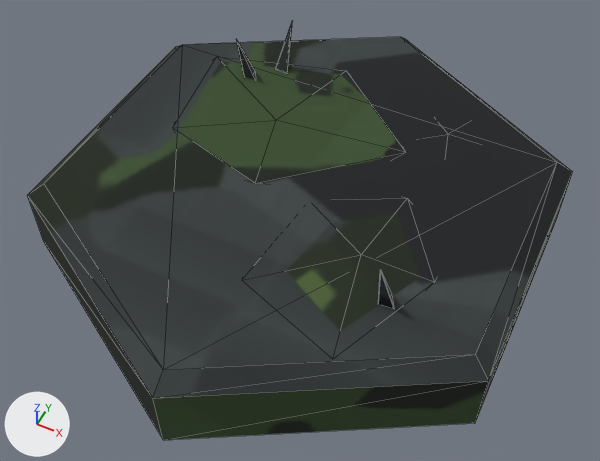
One commit to the glTF model assets/models/topi/tile_hex_moss.glb: the scene before it, then after it.
The view is the same before and after, from a camera (50 mm lens) standing at (0.615, -1.249, 1.355) and looking at (0.031, -0.082, -0.104). Every picture has the same lights, and +X, +Y and +Z are marked at lower left. The picture after the commit comes second. Mesh edges are drawn as thin lines. Vertices at exactly the same position are counted once.

Script lines for the objects in view, before the commit:
```python
me_tile_hex_moss = bpy.data.meshes.new('tile_hex_moss')
me_tile_hex_moss.from_pydata(...)  # 75 vertices, 122 faces; spans x -0.558..0.558, y -0.644..0.644, z -0.2..0.135
me_tile_hex_moss.materials.append(mat_tile_hex_moss_baked)
ob_tile_hex_moss = bpy.data.objects.new('tile_hex_moss', me_tile_hex_moss)
ob_tile_hex_moss.location = (0.0, 0.0, 0.0)
```
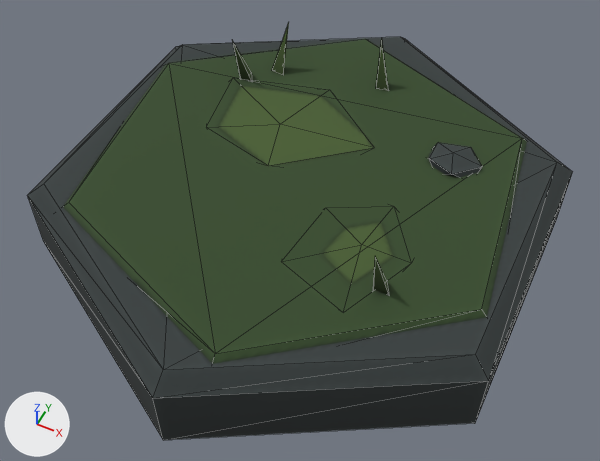
Location of each change, [x1, y1, x2, y2] in pixels of the pictures (600 x 461 px; the box of a moved part takes in the faces that stretch with it):
'tile_hex_moss', reshaped
    before: [27, 24, 573, 440]
    after: [27, 23, 573, 440]
part 1 of me_tile_hex_moss, moved or reshaped
    before: [180, 61, 405, 184]
    after: [218, 86, 374, 166]
part 2 of me_tile_hex_moss, moved or reshaped
    before: [286, 212, 421, 331]
    after: [322, 222, 393, 284]
part 3 of me_tile_hex_moss, moved or reshaped (not visible before)
    after: [428, 142, 482, 178]
part 4 of me_tile_hex_moss, moved or reshaped
    before: [236, 39, 255, 79]
    after: [232, 40, 252, 81]
part 5 of me_tile_hex_moss, moved or reshaped
    before: [275, 24, 292, 74]
    after: [272, 23, 289, 75]
part 6 of me_tile_hex_moss, added
    after: [374, 256, 389, 295]
part 7 of me_tile_hex_moss, added (green)
    after: [63, 39, 527, 364]
part 8 of me_tile_hex_moss, deleted
    before: [378, 270, 394, 309]
part 9 of me_tile_hex_moss, added
    after: [376, 38, 388, 91]
part 10 of me_tile_hex_moss, surface changed
    both: [27, 38, 573, 440]

Patch to the scene script:
```diff
--- a/assets/models/topi/tile_hex_moss.glb.py
+++ b/assets/models/topi/tile_hex_moss.glb.py
@@ me_tile_hex_moss @@
 # used by ob_tile_hex_moss; location = (0.0, 0.0, 0.0)
-me_tile_hex_moss.from_pydata(...)  # 75 vertices, 122 faces; spans x -0.558..0.558, y -0.644..0.644, z -0.2..0.135
+me_tile_hex_moss.from_pydata(...)  # 101 vertices, 166 faces; spans x -0.558..0.558, y -0.644..0.644, z -0.2..0.148
+# me_tile_hex_moss part 1: the loose piece of 12 vertices spanning x -0.436..0.187, y -0.082..0.397, z -0.042..0.014 is scaled about its middle by (0.727, 0.667, 0.593), then moved by (0.016, -0.026, 0.017)
+# me_tile_hex_moss part 2: the loose piece of 12 vertices spanning x -0.02..0.385, y -0.432..0.054, z -0.031..0.006 is scaled about its middle by (0.682, 0.682, 0.606), then moved by (0.006, 0.023, 0.016)
+# me_tile_hex_moss part 3: the loose piece of 12 vertices spanning x 0.14..0.384, y 0.163..0.39, z -0.024..0.0 is scaled about its middle by (0.554, 0.462, 2.31), then moved by (0.039, -0.098, 0.022)
+# me_tile_hex_moss part 4: the loose piece of 7 vertices spanning x -0.299..-0.263, y 0.227..0.279, z -0.005..0.135 is moved by (0.0, -0.02, 0.01)
+# me_tile_hex_moss part 5: the loose piece of 8 vertices spanning x -0.237..-0.203, y 0.31..0.356, z -0.005..0.135 is moved by (0.0, -0.02, 0.01)
+# me_tile_hex_moss part 6: the loose piece of 7 vertices spanning x -0.299..-0.263, y 0.227..0.279, z -0.005..0.135 is copied, and the copy is multiplied about its middle by the matrix ((0.999, -0.001, 0.047), (0.001, 1.0, -0.009), (-0.047, 0.009, 0.999)), then moved by (0.583, -0.501, 0.01); it spans x 0.283..0.317, y -0.274..-0.221, z 0.006..0.145
+# me_tile_hex_moss part 7: a new loose piece of 18 vertices spanning x -0.532..0.532, y -0.568..0.568, z -0.05..0.012, in mat_tile_hex_moss_baked
+# me_tile_hex_moss part 8: the loose piece of 6 vertices spanning x 0.303..0.337, y -0.294..-0.241, z -0.004..0.135 is deleted
+# me_tile_hex_moss part 9
+# 7 vertices are added at x 0.028..0.067, y 0.35..0.38, z 0.008..0.148
+# 10 new faces join them
+# me_tile_hex_moss part 10: 32 kept faces spanning x -0.558..0.558, y -0.644..0.644, z -0.2..0.0 get new texture (UV) coordinates
 me_tile_hex_moss.materials.append(mat_tile_hex_moss_baked)
```
